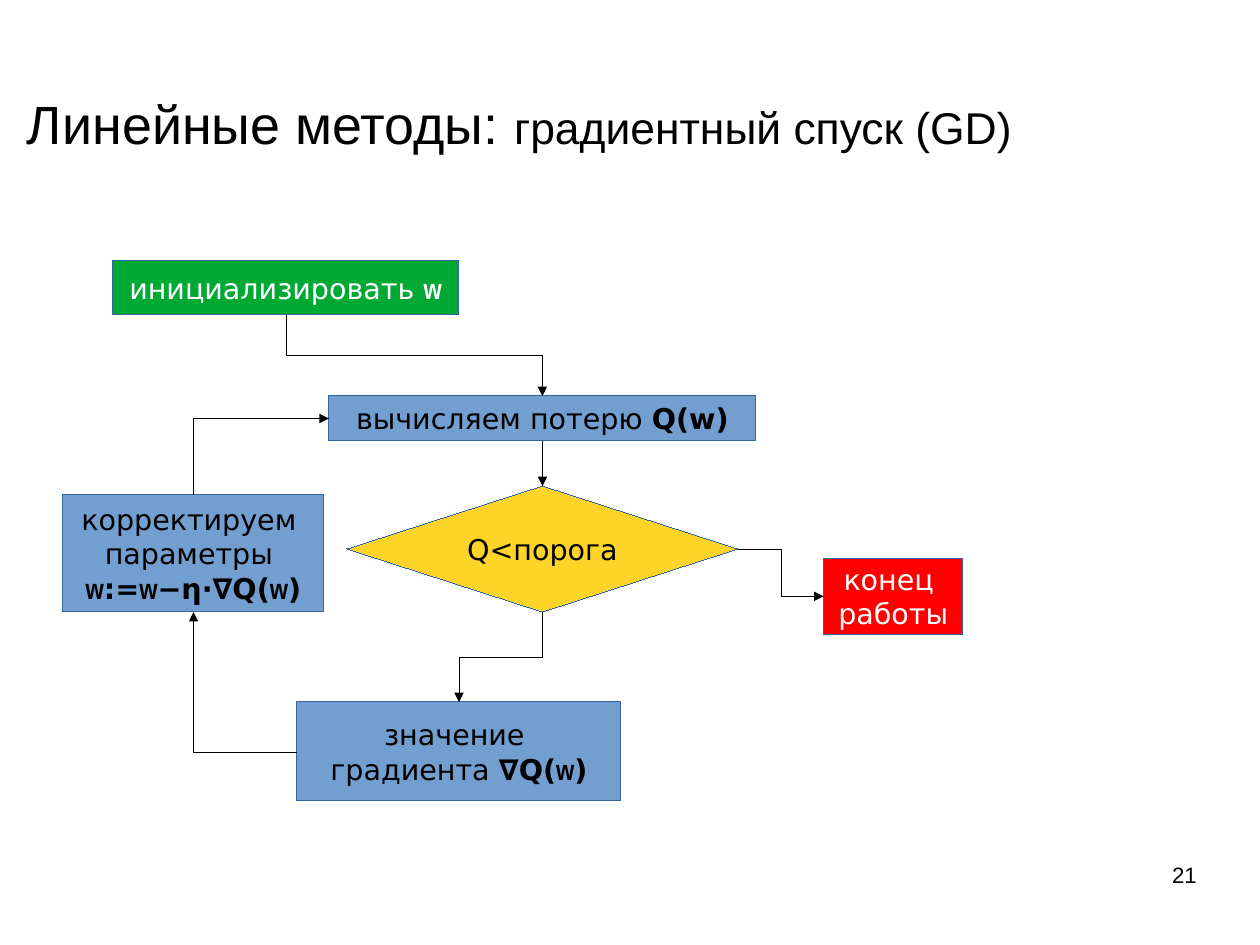
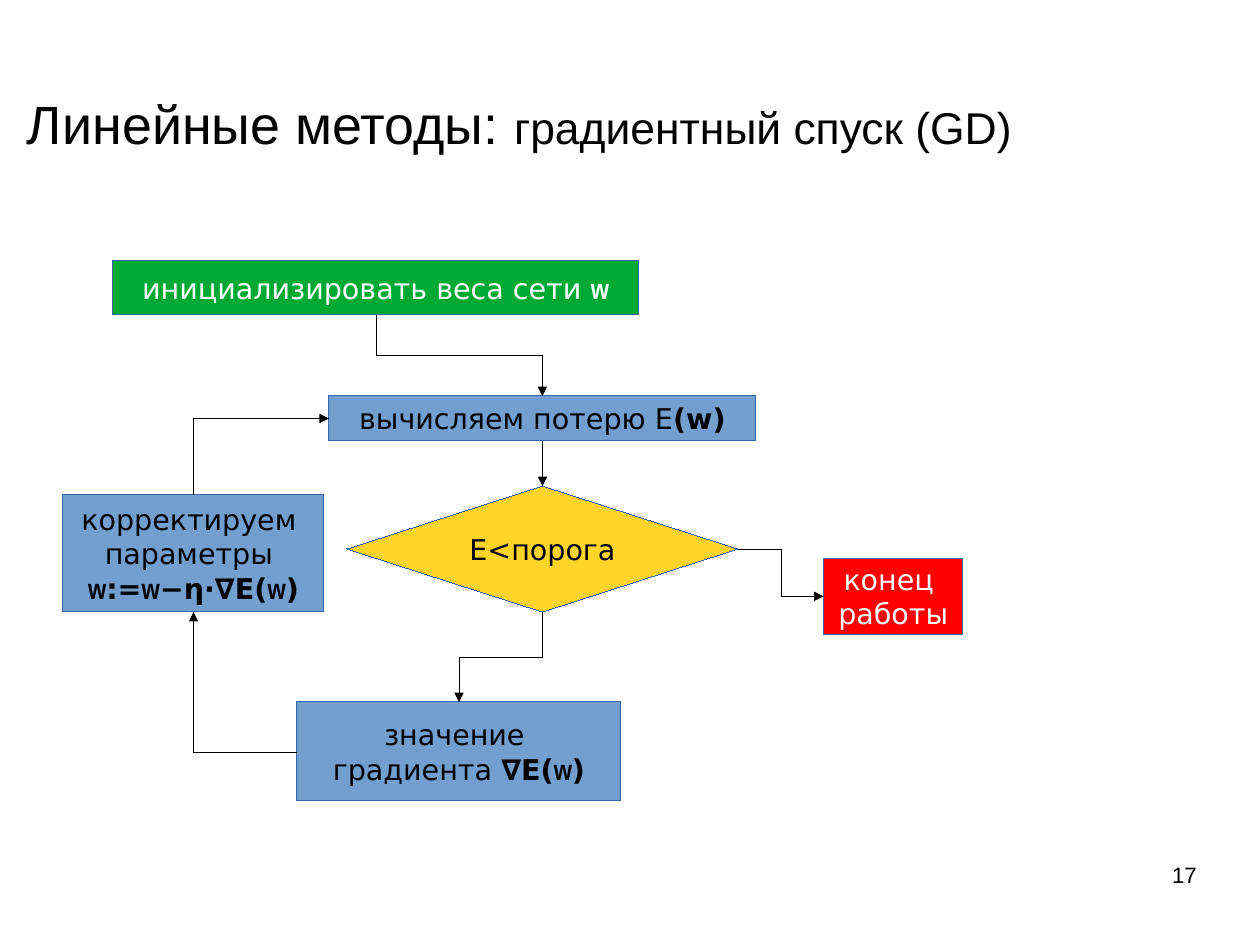
Before and after one commit to mechanoid5/ml_lectorium_legacy, a slide deck: slide 17 of 10-ann.odp (slide 21 before the commit). Drawn at 1260x945 pixels with LibreOffice and Linux fonts; fonts in the diff are those of the drawing; background and template pictures are left out. Boxes give left, top, right and bottom in pixels: in the first picture for what was removed or moved away, otherwise in the second. Text is boxed around its words. In the diff, an @@ line names an element or a change of style, - is before the commit and + after.

```diff
--- a/10-ann.odp
+++ b/10-ann.odp
@@ rectangle "инициализировать веса сети w": place and size @@
-rectangle "инициализировать веса сети w" at [112, 261, 458, 314]
+rectangle "инициализировать веса сети w" at [112, 261, 639, 314]
@@ text in rectangle at [142, 283, 609, 305]: text changed @@
-инициализировать w
+инициализировать веса сети w
@@ elbow arrow moved from (286, 316) - (543, 396) to (376, 316) - (543, 396) @@
@@ text in rectangle at [359, 407, 726, 435]: text changed @@
-вычисляем потерю Q(w)
+вычисляем потерю E(w)
@@ text in diamond at [469, 539, 615, 566]: text changed @@
-Q<порога
+E<порога
@@ text in rectangle at [88, 577, 299, 604]: text changed @@
-w:=w−η⋅∇Q(w)
+w:=w−η⋅∇E(w)
@@ text in rectangle at [333, 758, 585, 786]: text changed @@
-градиента ∇Q(w)
+градиента ∇E(w)
@@ page number at [1172, 867, 1197, 883]: text changed @@
-21
+17
```
Also in this commit, not shown: 6 other slides changed, 4 slides added, 3 slides removed.
